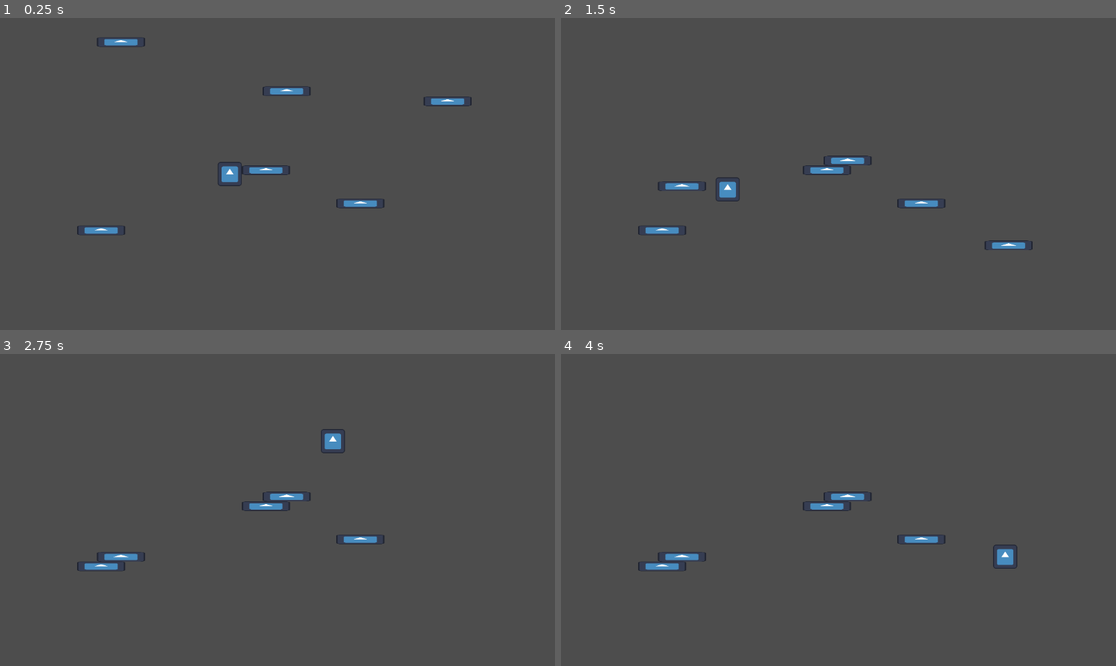
Above: before the commit, frames 1-4 (two rows, left to right).
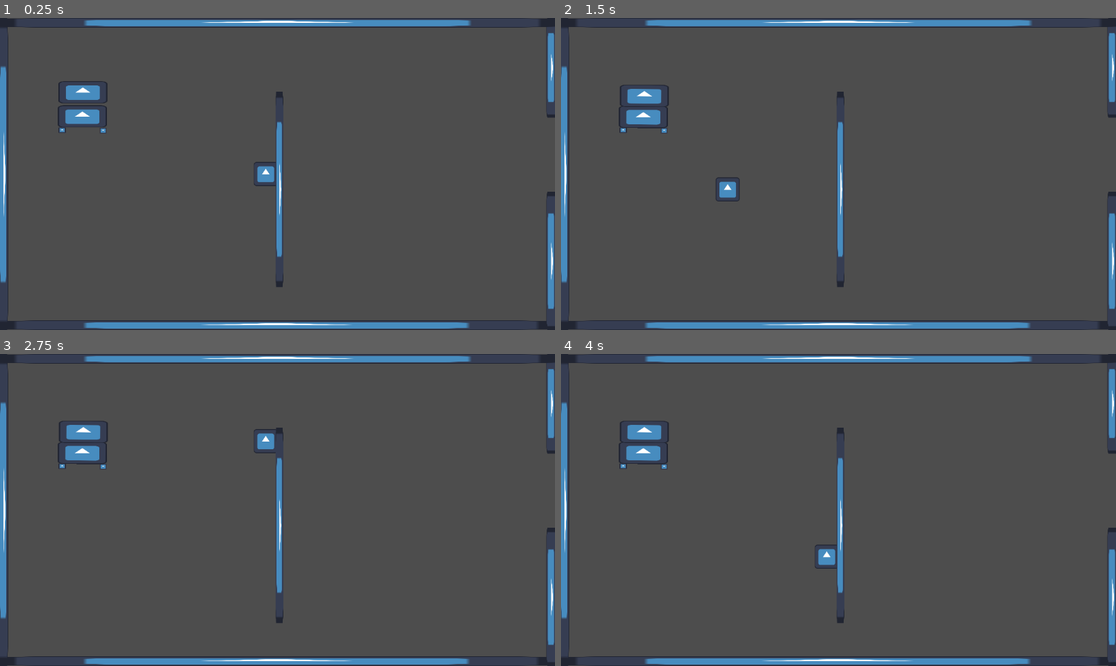
Above: after the commit, the same moments.

Repository: SChandarana/TippyTraverse
Game: Godot game, scene res://levels/1.tscn
The game is run twice, just before and just after one commit, with the same random seed, the same clock (stepped at 60 frames per second) and the same inputs. Before the commit the project starts from res://main.tscn. The engine's default icon, where the game draws it, is replaced by a stand-in: a white triangle on a blue panel in a dark square.
Inputs (mouse positions are in pixels of both pictures, inside the frame that each line leads up to):
- Up to frame 1 (0.25 s): no input
- Up to frame 2 (1.5 s): move the mouse to (960, 158) at 0.52 s; click (960, 158) at 0.67 s; move the mouse to (727, 189) at 1.27 s; click (727, 189) at 1.42 s
- Up to frame 3 (2.75 s): tap Enter at 2 s; move the mouse to (333, 441) at 2.02 s; click (333, 441) at 2.17 s
- Up to frame 4 (4 s): tap Space at 2.75 s; move the mouse to (810, 572) at 2.77 s; click (810, 572) at 2.92 s; tap Enter at 3.5 s; move the mouse to (1005, 556) at 3.52 s; click (1005, 556) at 3.67 s

The runs differ from the first frame. In frame 1, 8.2% of the frame differs, in the area x 0-100%, y 0-100%; in frame 2, 7.9%; in frame 3, 8.1%; in frame 4, 8.1%.

Commit message:
joseph's shenans

Diff:
--- /dev/null
+++ b/GoalTape.gd
@@ -0,0 +1,4 @@
+extends Area2D
+
+func _on_body_entered(body):
+	print("TODO: Next level")
--- /dev/null
+++ b/GoalTape.tscn
@@ -0,0 +1,14 @@
+[gd_scene load_steps=3 format=3 uid="uid://brt2gepa2o1gd"]
+
+[ext_resource type="Script" path="res://GoalTape.gd" id="1_u5xgn"]
+
+[sub_resource type="RectangleShape2D" id="RectangleShape2D_6qm2b"]
+
+[node name="GoalTape" type="Area2D"]
+collision_mask = 2
+script = ExtResource("1_u5xgn")
+
+[node name="CollisionShape2D" type="CollisionShape2D" parent="."]
+shape = SubResource("RectangleShape2D_6qm2b")
+
+[connection signal="body_entered" from="." to="." method="_on_body_entered"]
--- a/Holder.gd
+++ b/Holder.gd
@@ -1,6 +1,27 @@
 extends CharacterBody2D
 
+const FORCE = 2000
+const DEAD_ZONE = 2
 
 func _physics_process(delta):
-	self.velocity = (get_global_mouse_position() - global_position)/delta
-	move_and_slide()
+	var mouseDiff = get_global_mouse_position() - global_position
+	if mouseDiff.length() < DEAD_ZONE:
+		return
+
+	self.velocity = (mouseDiff) / delta
+
+	if move_and_slide():
+		for i in get_slide_collision_count():
+			var col = get_slide_collision(i)
+			if col.get_collider() is RigidBody2D:
+				col.get_collider().apply_force(col.get_normal() * -FORCE, col.get_position() - col.get_collider().position)
+
+
+func _on_damping_detector_body_entered(body):
+	if body.has_method("activate_damping"):
+		body.activate_damping()
+
+
+func _on_damping_detector_body_exited(body):
+	if body.has_method("deactivate_damping"):
+		body.deactivate_damping()
--- a/block.gd
+++ b/block.gd
@@ -1,10 +1,17 @@
 extends RigidBody2D
 
+const LINEAR_DAMPING = 3.0
+const LINEAR_DAMPING_DEFAULT = 1.0
+const ANGULAR_DAMPING = 3.0
+const ANGULAR_DAMPING_DEFAULT = 0.1
 
-# Called when the node enters the scene tree for the first time.
+func is_parcel():
+	pass
 
+func activate_damping():
+	self.linear_damp = LINEAR_DAMPING
+	self.angular_damp = ANGULAR_DAMPING
 
-# Called every frame. 'delta' is the elapsed time since the previous frame.
-func _process(delta):
-	if Input.is_mouse_button_pressed(MOUSE_BUTTON_LEFT):
-		self.freeze = false
+func deactivate_damping():
+	self.linear_damp = LINEAR_DAMPING_DEFAULT
+	self.angular_damp = ANGULAR_DAMPING_DEFAULT
--- a/block.tscn
+++ b/block.tscn
@@ -4,19 +4,17 @@
 [ext_resource type="Script" path="res://block.gd" id="1_23558"]
 
 [sub_resource type="RectangleShape2D" id="RectangleShape2D_bg5bk"]
-size = Vector2(100, 20)
+size = Vector2(100, 100)
 
 [node name="Block" type="RigidBody2D"]
 collision_layer = 2
 collision_mask = 3
-mass = 28.59
-continuous_cd = 2
-freeze = true
 script = ExtResource("1_23558")
 
 [node name="Sprite2D" type="Sprite2D" parent="."]
-scale = Vector2(0.78125, 0.15625)
+scale = Vector2(0.8, 0.360001)
 texture = ExtResource("1_1fw38")
 
 [node name="CollisionShape2D" type="CollisionShape2D" parent="."]
+scale = Vector2(1, 0.440001)
 shape = SubResource("RectangleShape2D_bg5bk")
--- a/holder.tscn
+++ b/holder.tscn
@@ -1,18 +1,33 @@
-[gd_scene load_steps=4 format=3 uid="uid://c75456gtaqjod"]
+[gd_scene load_steps=5 format=3 uid="uid://c75456gtaqjod"]
 
 [ext_resource type="Script" path="res://Holder.gd" id="1_ygasd"]
 [ext_resource type="Texture2D" uid="uid://dmedpj30dnrep" path="res://icon.svg" id="2_ifrkd"]
 
-[sub_resource type="RectangleShape2D" id="RectangleShape2D_m7xpd"]
-size = Vector2(50, 50)
+[sub_resource type="CircleShape2D" id="CircleShape2D_dfnwa"]
+
+[sub_resource type="CircleShape2D" id="CircleShape2D_aucij"]
 
 [node name="Holder" type="CharacterBody2D"]
+collision_mask = 3
+wall_min_slide_angle = 3.14159
 script = ExtResource("1_ygasd")
 
-[node name="Sprite2D" type="Sprite2D" parent="."]
+[node name="Sprite" type="Sprite2D" parent="."]
 scale = Vector2(0.390625, 0.390625)
 texture = ExtResource("2_ifrkd")
 
-[node name="CollisionShape2D" type="CollisionShape2D" parent="."]
-shape = SubResource("RectangleShape2D_m7xpd")
+[node name="Collision Shape" type="CollisionShape2D" parent="."]
+scale = Vector2(2, 2)
+shape = SubResource("CircleShape2D_dfnwa")
 debug_color = Color(0, 0.6, 0.701961, 0.419608)
+
+[node name="Damping Detector" type="Area2D" parent="."]
+collision_mask = 2
+
+[node name="Collision Shape" type="CollisionShape2D" parent="Damping Detector"]
+visible = false
+scale = Vector2(3.5, 3.5)
+shape = SubResource("CircleShape2D_aucij")
+
+[connection signal="body_entered" from="Damping Detector" to="." method="_on_damping_detector_body_entered"]
+[connection signal="body_exited" from="Damping Detector" to="." method="_on_damping_detector_body_exited"]
--- /dev/null
+++ b/levels/1.tscn
@@ -0,0 +1,67 @@
+[gd_scene load_steps=5 format=3 uid="uid://ckmjxsx4nxfr1"]
+
+[ext_resource type="PackedScene" uid="uid://d0sh8perlhh7c" path="res://wall.tscn" id="1_cwjhn"]
+[ext_resource type="PackedScene" uid="uid://c75456gtaqjod" path="res://holder.tscn" id="2_8pj6k"]
+[ext_resource type="PackedScene" uid="uid://citcmkipqfe8p" path="res://block.tscn" id="3_ks1hs"]
+[ext_resource type="PackedScene" uid="uid://brt2gepa2o1gd" path="res://GoalTape.tscn" id="4_sevap"]
+
+[node name="1" type="Node2D"]
+
+[node name="Collisions" type="Node" parent="."]
+
+[node name="Wall" parent="Collisions" instance=ExtResource("1_cwjhn")]
+position = Vector2(574, 638)
+scale = Vector2(11.56, 1)
+
+[node name="Wall2" parent="Collisions" instance=ExtResource("1_cwjhn")]
+position = Vector2(7, 325)
+rotation = 1.57079
+scale = Vector2(6.49933, 1.00006)
+
+[node name="Wall3" parent="Collisions" instance=ExtResource("1_cwjhn")]
+position = Vector2(1144, 103)
+rotation = 1.57079
+scale = Vector2(2.08, 1)
+
+[node name="Wall4" parent="Collisions" instance=ExtResource("1_cwjhn")]
+position = Vector2(576, 10)
+scale = Vector2(11.6, 1)
+
+[node name="Wall5" parent="Collisions" instance=ExtResource("1_cwjhn")]
+position = Vector2(129, 233)
+scale = Vector2(0.156527, 0.597164)
+
+[node name="Wall6" parent="Collisions" instance=ExtResource("1_cwjhn")]
+position = Vector2(214, 234)
+scale = Vector2(0.139556, 0.631184)
+
+[node name="Wall7" parent="Collisions" instance=ExtResource("1_cwjhn")]
+position = Vector2(580, 356)
+rotation = 1.57079
+scale = Vector2(4.06362, 0.836029)
+
+[node name="Wall8" parent="Collisions" instance=ExtResource("1_cwjhn")]
+position = Vector2(1144, 505)
+rotation = 1.57079
+scale = Vector2(2.88, 1)
+
+[node name="Holder" parent="." instance=ExtResource("2_8pj6k")]
+position = Vector2(167, 507)
+
+[node name="GoalTape" parent="." instance=ExtResource("4_sevap")]
+position = Vector2(1215, 286)
+scale = Vector2(7.13032, 7.11056)
+
+[node name="Node" type="Node" parent="."]
+
+[node name="Block" parent="Node" instance=ExtResource("3_ks1hs")]
+position = Vector2(171, 176)
+
+[node name="Block2" parent="Node" instance=ExtResource("3_ks1hs")]
+position = Vector2(172, 126)
+
+[node name="DampedSpringJoint2D" type="DampedSpringJoint2D" parent="Node"]
+position = Vector2(171, 176)
+node_a = NodePath("../Block")
+node_b = NodePath("../Block2")
+disable_collision = false
--- a/main.tscn
+++ b/main.tscn
@@ -7,22 +7,15 @@
 [node name="Main" type="Node2D"]
 
 [node name="Holder" parent="." instance=ExtResource("1_xw4xh")]
-position = Vector2(162, 279)
-
-[node name="Block" parent="." instance=ExtResource("2_a6en0")]
-position = Vector2(929, 173)
 
 [node name="Block2" parent="." instance=ExtResource("2_a6en0")]
 position = Vector2(595, 152)
 
-[node name="Block3" parent="." instance=ExtResource("2_a6en0")]
-position = Vector2(251, 50)
-
 [node name="Wall" parent="." instance=ExtResource("3_faf4h")]
-position = Vector2(210, 441)
+position = Vector2(226, 583)
 
 [node name="Wall2" parent="." instance=ExtResource("3_faf4h")]
-position = Vector2(748, 385)
+position = Vector2(962, 584)
 
 [node name="Wall3" parent="." instance=ExtResource("3_faf4h")]
-position = Vector2(552, 316)
+position = Vector2(566, 579)
--- a/project.godot
+++ b/project.godot
@@ -11,6 +11,6 @@
 [application]
 
 config/name="Balancing"
-run/main_scene="res://main.tscn"
+run/main_scene="res://levels/1.tscn"
 config/features=PackedStringArray("4.0", "Forward Plus")
 config/icon="res://icon.svg"
--- a/wall.tscn
+++ b/wall.tscn
@@ -8,7 +8,6 @@
 [node name="Wall" type="RigidBody2D"]
 collision_layer = 3
 collision_mask = 3
-mass = 28.59
 freeze = true
 
 [node name="Sprite2D" type="Sprite2D" parent="."]
